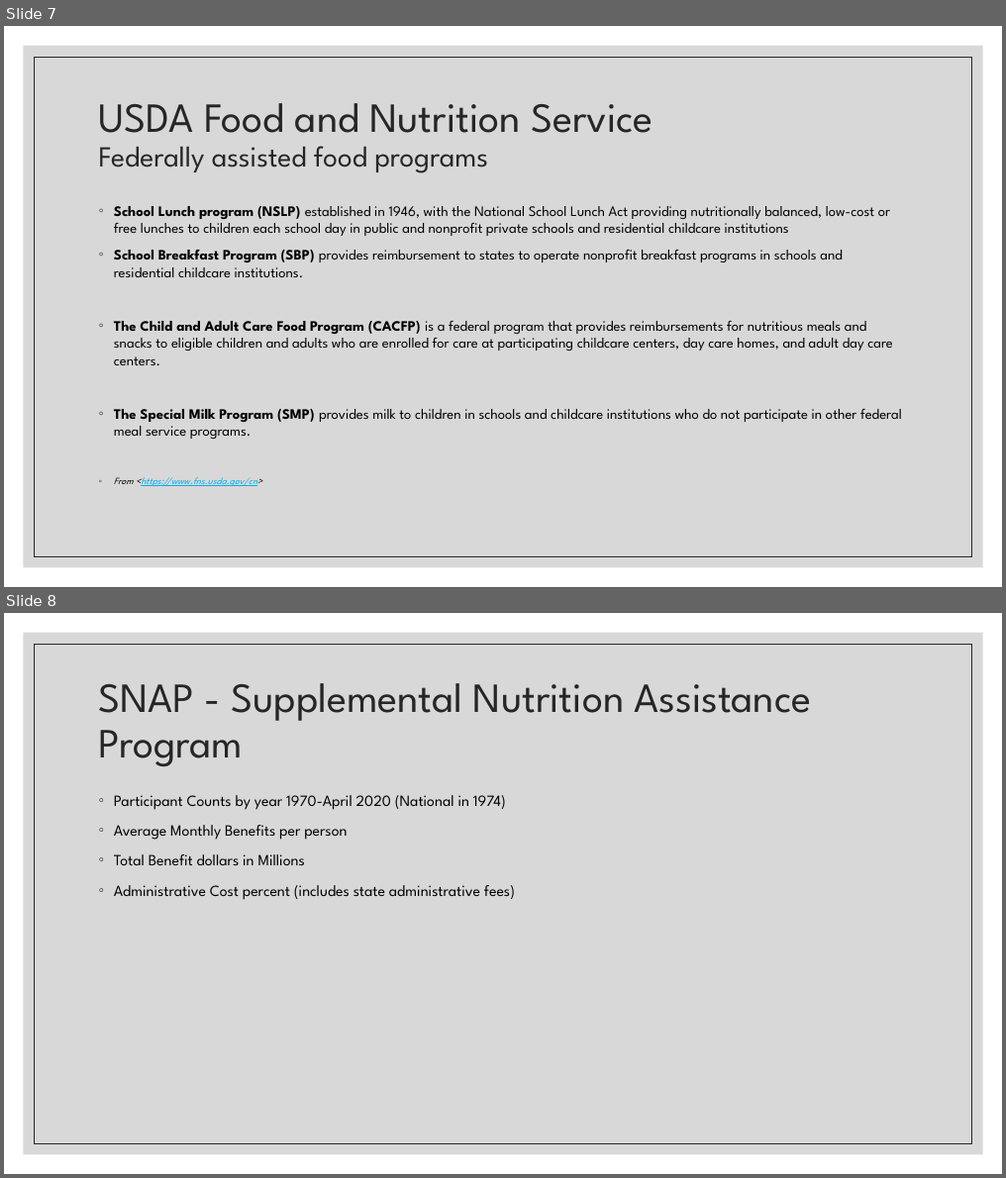
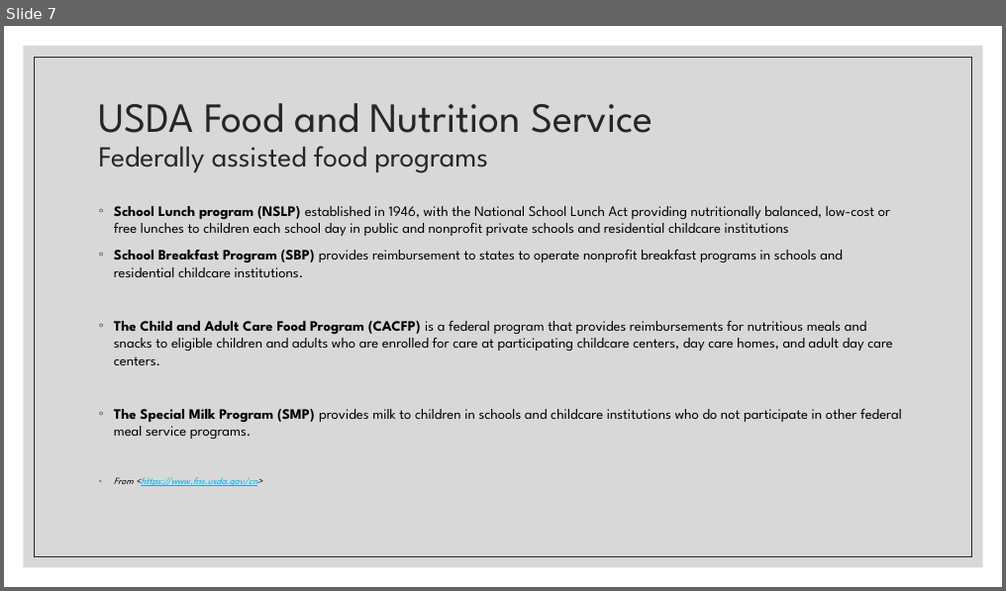
Before and after one commit to annrinTN/capstone_annrumsey, a slide deck: NSS Capstone Ann Rumsey.pptx. Shown one above the other, each under a label of ours: slides 7 and 8 before the commit, slide 7 after it. The pictures are 1006x1178 and 1006x591 pixels, drawn with LibreOffice and Linux fonts; fonts in the diff are those of the drawing. Boxes give left, top, right and bottom in pixels: in the first picture for what was removed or moved away, otherwise in the second. Text is boxed around its words. In the diff, an @@ line names an element or a change of style, - is before the commit and + after.

```diff
--- a/NSS Capstone Ann Rumsey.pptx
+++ b/NSS Capstone Ann Rumsey.pptx
@@ slide 8 removed at [4, 613, 1002, 1174], background #FFFFFF; not listed: 2 template elements that a slide beside it also shows @@
@@ title removed at [99, 683, 812, 766] @@
-SNAP - Supplemental Nutrition Assistance Program
@@ text removed at [114, 795, 515, 900] @@
-◦ Participant Counts by year 1970-April 2020 (National in 1974)
-◦ Average Monthly Benefits per person
-◦ Total Benefit dollars in Millions
-◦ Administrative Cost percent (includes state administrative fees)
```
Also in this commit, not shown: 6 slides changed, 7 slides added, 14 other slides removed, 8 other files.
